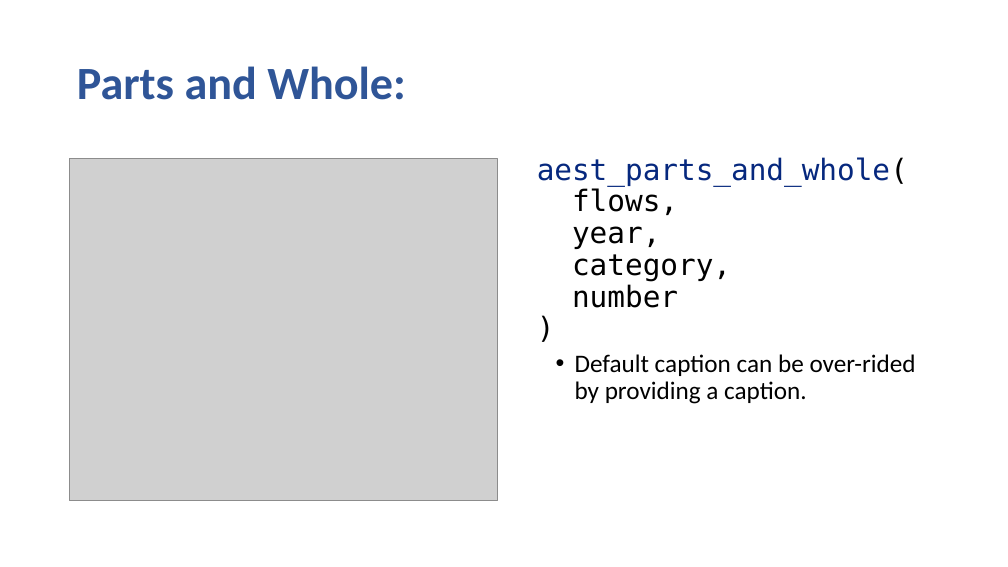
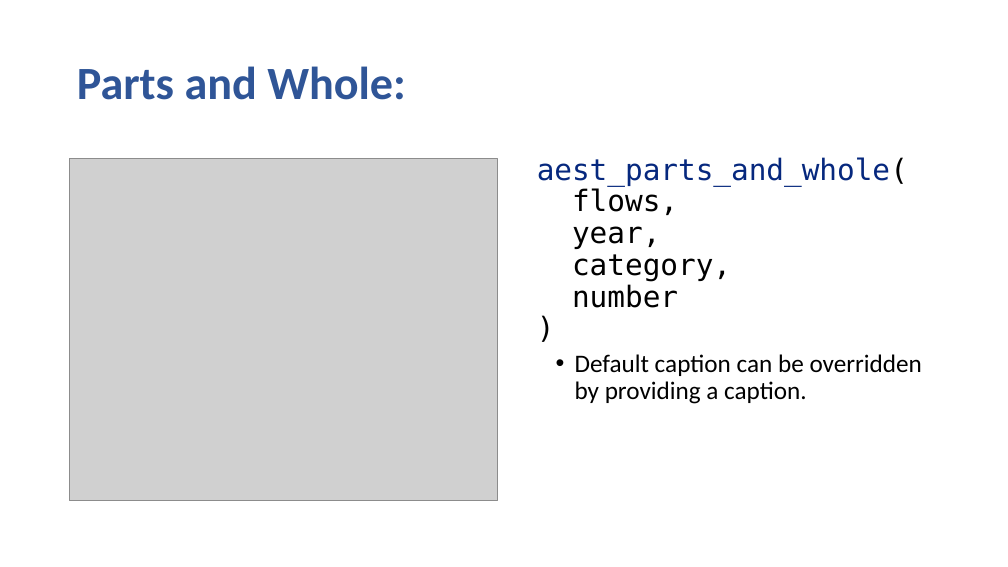
Before and after one commit to rpmartin/powerpoint, a slide deck: slide 4 of powerpoint2.pptx. Drawn at 1008x567 pixels with LibreOffice and Linux fonts; fonts in the diff are those of the drawing; grey boxes stand for pictures; background and template pictures are left out. Boxes give left, top, right and bottom in pixels: in the first picture for what was removed or moved away, otherwise in the second. Text is boxed around its words. In the diff, an @@ line names an element or a change of style, - is before the commit and + after.

```diff
--- a/powerpoint2.pptx
+++ b/powerpoint2.pptx
@@ text at (575,354,922,404): text changed @@
-  • Default caption can be over-rided by providing a caption.
+  • Default caption can be overridden by providing a caption.
```
Also in this commit, not shown: 1 other slide changed, 1 slide added, 2 other files.
